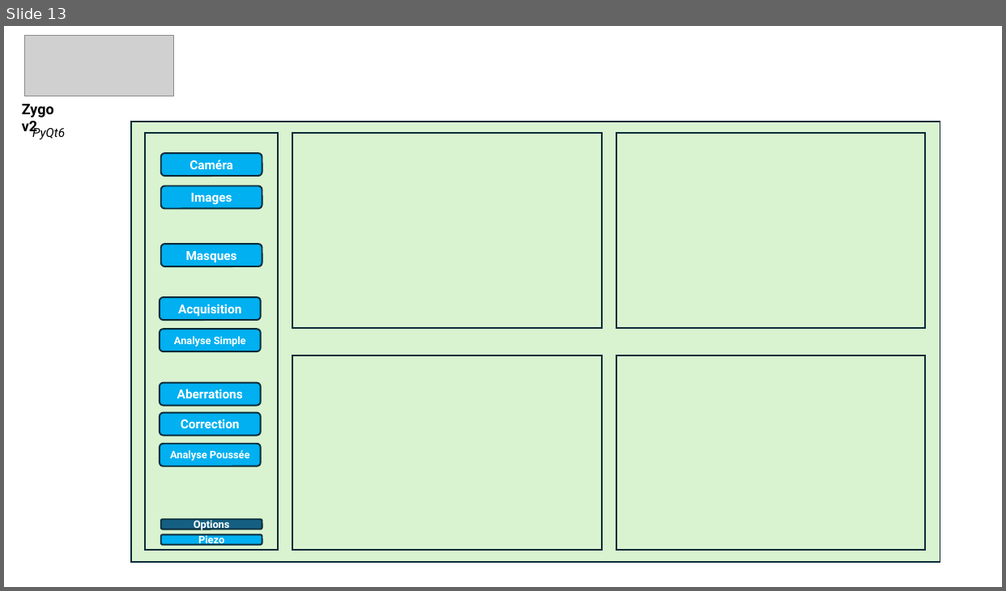
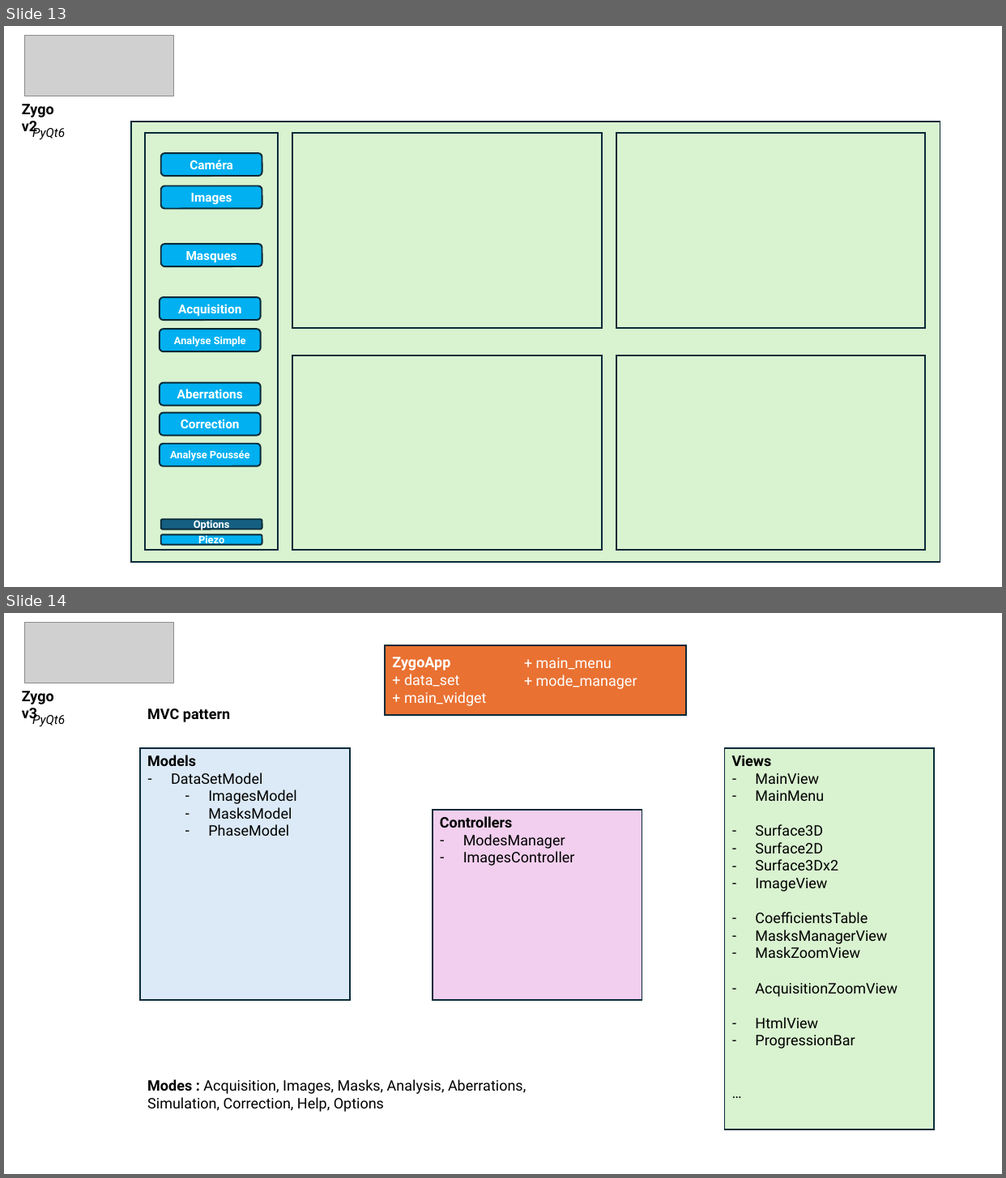
Before and after one commit to IOGS-LEnsE-ressources/camera-gui, a slide deck: applis/Zygo-labwork_v3/docs/Zygo_Appli.pptx. Shown one above the other, each under a label of ours: slide 13 before the commit, slides 13 and 14 after it. The pictures are 1006x591 and 1006x1178 pixels, drawn with LibreOffice and Linux fonts; fonts in the diff are those of the drawing; grey boxes stand for pictures. Boxes give left, top, right and bottom in pixels: in the first picture for what was removed or moved away, otherwise in the second. Text is boxed around its words. In the diff, an @@ line names an element or a change of style, - is before the commit and + after.

Commit message:
Update Zygo Gui v3 / Adding main menu and options for displaying main menu

```diff
--- a/applis/Zygo-labwork_v3/docs/Zygo_Appli.pptx
+++ b/applis/Zygo-labwork_v3/docs/Zygo_Appli.pptx
@@ slide 14 added at (x1=4, y1=613, x2=1002, y2=1174), background #FFFFFF @@
@@ picture added at (x1=25, y1=622, x2=173, y2=683) @@
@@ rectangle added at (x1=385, y1=645, x2=686, y2=715), fill #E97132, outline #092A39 1.5 pt @@
@@ text added at (x1=392, y1=657, x2=487, y2=706), 14 pt, text #FFFFFF @@
+ZygoApp
++ data_set
++ main_widget
@@ text added at (x1=536, y1=658, x2=637, y2=689), 14 pt, text #FFFFFF @@
++ main_menu
++ mode_manager
@@ text added at (x1=22, y1=691, x2=54, y2=723), 14 pt, text #000000, bold @@
+Zygo v3
@@ text added at (x1=147, y1=709, x2=230, y2=722), 14 pt, text #000000, bold @@
+MVC pattern
@@ text added at (x1=32, y1=713, x2=65, y2=727), 12 pt, text #000000, italic @@
+PyQt6
@@ rectangle added at (x1=140, y1=748, x2=350, y2=1000), fill #DCEAF7, outline #092A39 1.5 pt @@
@@ text added at (x1=147, y1=755, x2=296, y2=836), 14 pt, text #000000 @@
+Models
+– DataSetModel
+  – ImagesModel
+  – MasksModel
+  – PhaseModel
@@ rectangle added at (x1=725, y1=748, x2=935, y2=1131), fill #D9F2D0, outline #092A39 1.5 pt @@
@@ text added at (x1=732, y1=755, x2=897, y2=1049), 14 pt, text #000000 @@
+Views
+– MainView
+– MainMenu
+– Surface3D
+– Surface2D
+– Surface3Dx2
+– ImageView
+– CoefficientsTable
+– MasksManagerView
+– MaskZoomView
+– AcquisitionZoomView
+– HtmlView
+– ProgressionBar
+…
@@ rectangle added at (x1=432, y1=810, x2=641, y2=1000), fill #F2CFEE, outline #092A39 1.5 pt @@
@@ text added at (x1=440, y1=816, x2=575, y2=866), 14 pt, text #000000 @@
+Controllers
+– ModesManager
+– ImagesController
@@ text added at (x1=147, y1=1080, x2=526, y2=1112), 14 pt, text #000000 @@
+Modes : Acquisition, Images, Masks, Analysis, Aberrations, Simulation, Correction, Help, Options
```
Also in this commit, not shown: 10 slides changed, 3 other slides added, 2 slides removed, 12 other files.
